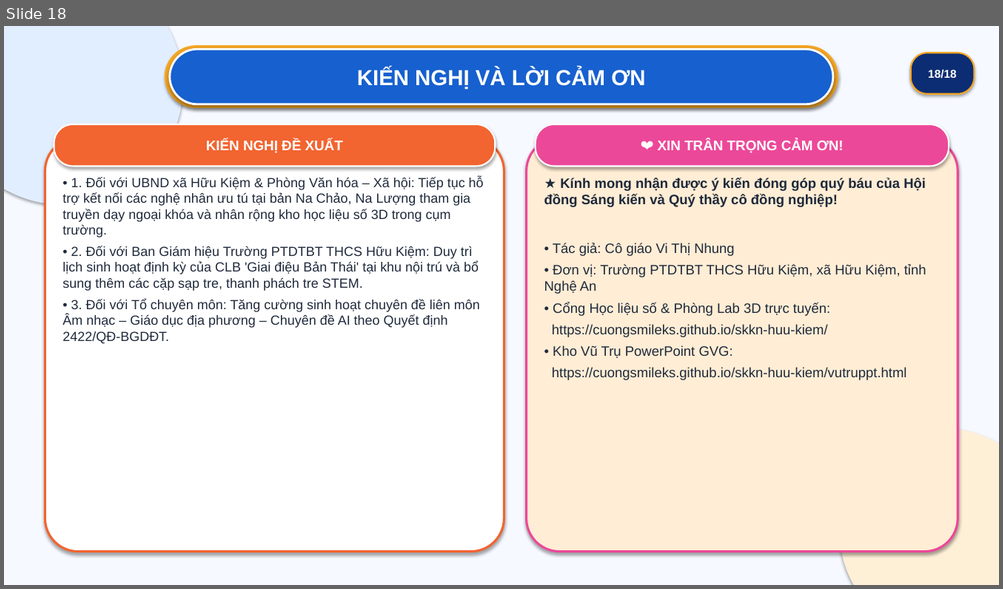
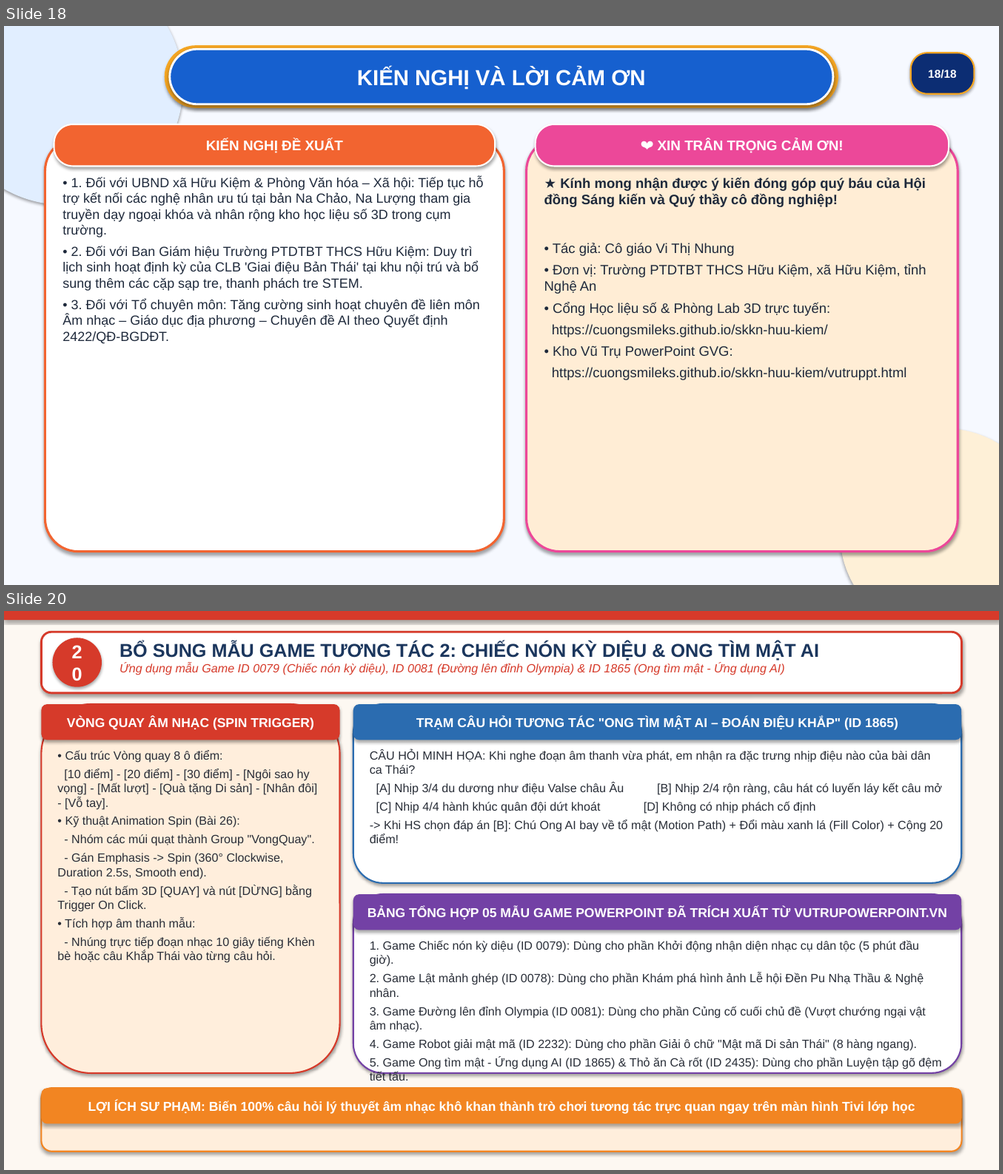
Before and after one commit to cuongsmileks/skkn-huu-kiem, a slide deck: BAO_CAO_BIEN_PHAP_GVG_MAU_M001_VUTRUPPT_VI_THI_NHUNG.pptx. Shown one above the other, each under a label of ours: slide 18 before the commit, slides 18 and 20 after it; the slides between them are not shown. The pictures are 1003x589 and 1003x1174 pixels, drawn with LibreOffice and Linux fonts; fonts in the diff are those of the drawing. Boxes give left, top, right and bottom in pixels: in the first picture for what was removed or moved away, otherwise in the second. Text is boxed around its words. In the diff, an @@ line names an element or a change of style, - is before the commit and + after.

```diff
--- a/BAO_CAO_BIEN_PHAP_GVG_MAU_M001_VUTRUPPT_VI_THI_NHUNG.pptx
+++ b/BAO_CAO_BIEN_PHAP_GVG_MAU_M001_VUTRUPPT_VI_THI_NHUNG.pptx
@@ slide 20 added at box(4, 611, 999, 1170), background #FFFFFF @@
@@ rectangle added at box(4, 611, 999, 1170), fill #FDF8F2 @@
@@ rectangle added at box(4, 611, 999, 620), fill #D63A2A @@
@@ rounded rectangle added at box(41, 632, 962, 693), fill #FFFFFF, outline #D63A2A 2 pt @@
@@ ellipse added at box(53, 638, 102, 687), fill #D63A2A, 18 pt, text #FFFFFF, bold @@
+20
@@ text added at box(119, 642, 819, 675), 11.5 pt, text #D63A2A, italic @@
+BỔ SUNG MẪU GAME TƯƠNG TÁC 2: CHIẾC NÓN KỲ DIỆU & ONG TÌM MẬT AI
+Ứng dụng mẫu Game ID 0079 (Chiếc nón kỳ diệu), ID 0081 (Đường lên đỉnh Olympia) & ID 1865 (Ong tìm mật - Ứng dụng AI)
@@ rounded rectangle added at box(41, 704, 340, 1073), fill #FFEEDC, outline #D63A2A 1.5 pt @@
@@ rounded rectangle added at box(41, 704, 340, 740), fill #D63A2A, 12.5 pt, text #FFFFFF, bold @@
+VÒNG QUAY ÂM NHẠC (SPIN TRIGGER)
@@ rounded rectangle added at box(353, 704, 962, 883), fill #FFFFFF, outline #2B6CB0 1.5 pt @@
@@ rounded rectangle added at box(353, 704, 962, 740), fill #2B6CB0, 12.5 pt, text #FFFFFF, bold @@
+TRẠM CÂU HỎI TƯƠNG TÁC "ONG TÌM MẬT AI – ĐOÁN ĐIỆU KHẮP" (ID 1865)
@@ text added at box(57, 750, 317, 963), 11.5 pt, text #282D37 @@
+• Cấu trúc Vòng quay 8 ô điểm:
+[10 điểm] - [20 điểm] - [30 điểm] - [Ngôi sao hy vọng] - [Mất lượt] - [Quà tặng Di sản] - [Nhân đôi] - [Vỗ tay].
+• Kỹ thuật Animation Spin (Bài 26):
+- Nhóm các múi quạt thành Group "VongQuay".
+- Gán Emphasis -> Spin (360° Clockwise, Duration 2.5s, Smooth end).
+- Tạo nút bấm 3D [QUAY] và nút [DỪNG] bằng Trigger On Click.
+• Tích hợp âm thanh mẫu:
+- Nhúng trực tiếp đoạn nhạc 10 giây tiếng Khèn bè hoặc câu Khắp Thái vào từng câu hỏi.
@@ text added at box(370, 750, 942, 843), 11.5 pt, text #282D37 @@
+CÂU HỎI MINH HỌA: Khi nghe đoạn âm thanh vừa phát, em nhận ra đặc trưng nhịp điệu nào của bài dân ca Thái?
+[A] Nhịp 3/4 du dương như điệu Valse châu Âu [B] Nhịp 2/4 rộn ràng, câu hát có luyến láy kết câu mở
+[C] Nhịp 4/4 hành khúc quân đội dứt khoát [D] Không có nhịp phách cố định
+-> Khi HS chọn đáp án [B]: Chú Ong AI bay về tổ mật (Motion Path) + Đổi màu xanh lá (Fill Color) + Cộng 20 điểm!
@@ rounded rectangle added at box(353, 894, 962, 1073), fill #FFFFFF, outline #7341A5 1.5 pt @@
@@ rounded rectangle added at box(353, 894, 962, 931), fill #7341A5, 12.5 pt, text #FFFFFF, bold @@
+BẢNG TỔNG HỢP 05 MẪU GAME POWERPOINT ĐÃ TRÍCH XUẤT TỪ VUTRUPOWERPOINT.VN
@@ text added at box(370, 940, 941, 1070), 11.5 pt, text #282D37 @@
+1. Game Chiếc nón kỳ diệu (ID 0079): Dùng cho phần Khởi động nhận diện nhạc cụ dân tộc (5 phút đầu giờ).
+2. Game Lật mảnh ghép (ID 0078): Dùng cho phần Khám phá hình ảnh Lễ hội Đền Pu Nhạ Thầu & Nghệ nhân.
+3. Game Đường lên đỉnh Olympia (ID 0081): Dùng cho phần Củng cố cuối chủ đề (Vượt chướng ngại vật âm nhạc).
+4. Game Robot giải mật mã (ID 2232): Dùng cho phần Giải ô chữ "Mật mã Di sản Thái" (8 hàng ngang).
+5. Game Ong tìm mật - Ứng dụng AI (ID 1865) & Thỏ ăn Cà rốt (ID 2435): Dùng cho phần Luyện tập gõ đệm tiết tấu.
@@ rounded rectangle added at box(41, 1088, 962, 1152), fill #FFEEDC, outline #F28522 1.5 pt @@
@@ rounded rectangle added at box(41, 1088, 962, 1125), fill #F28522, 12.5 pt, text #FFFFFF, bold @@
+LỢI ÍCH SƯ PHẠM: Biến 100% câu hỏi lý thuyết âm nhạc khô khan thành trò chơi tương tác trực quan ngay trên màn hình Tivi lớp học
```
Also in this commit, not shown: 5 other slides added, 1 other file.
